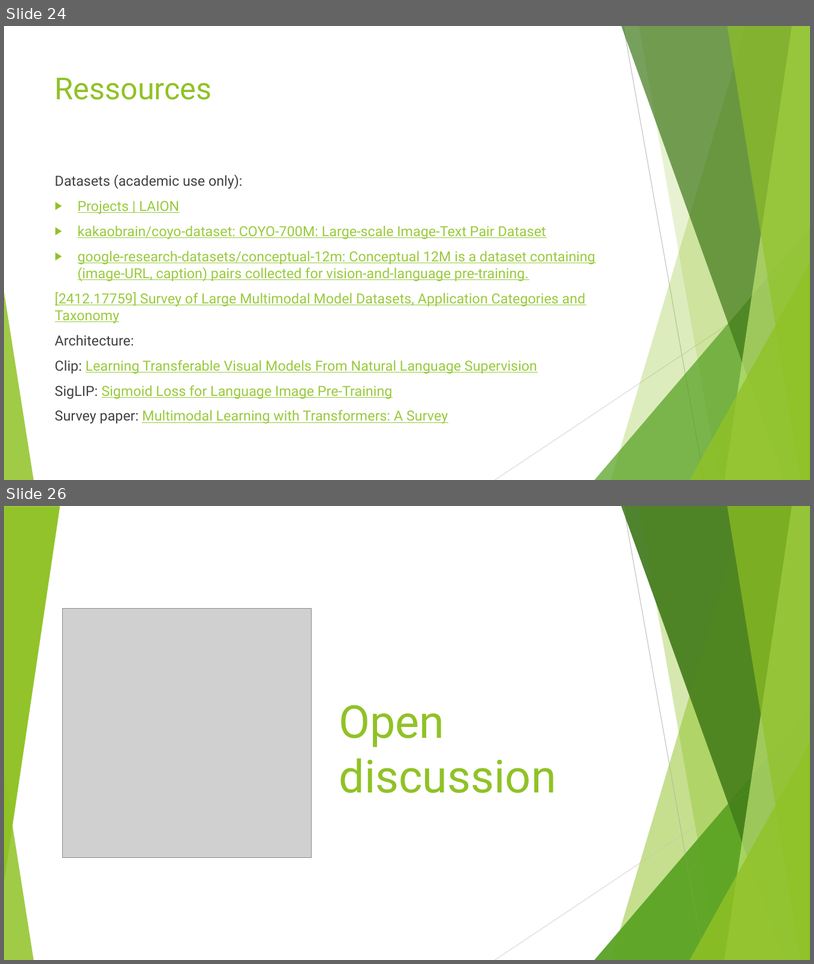
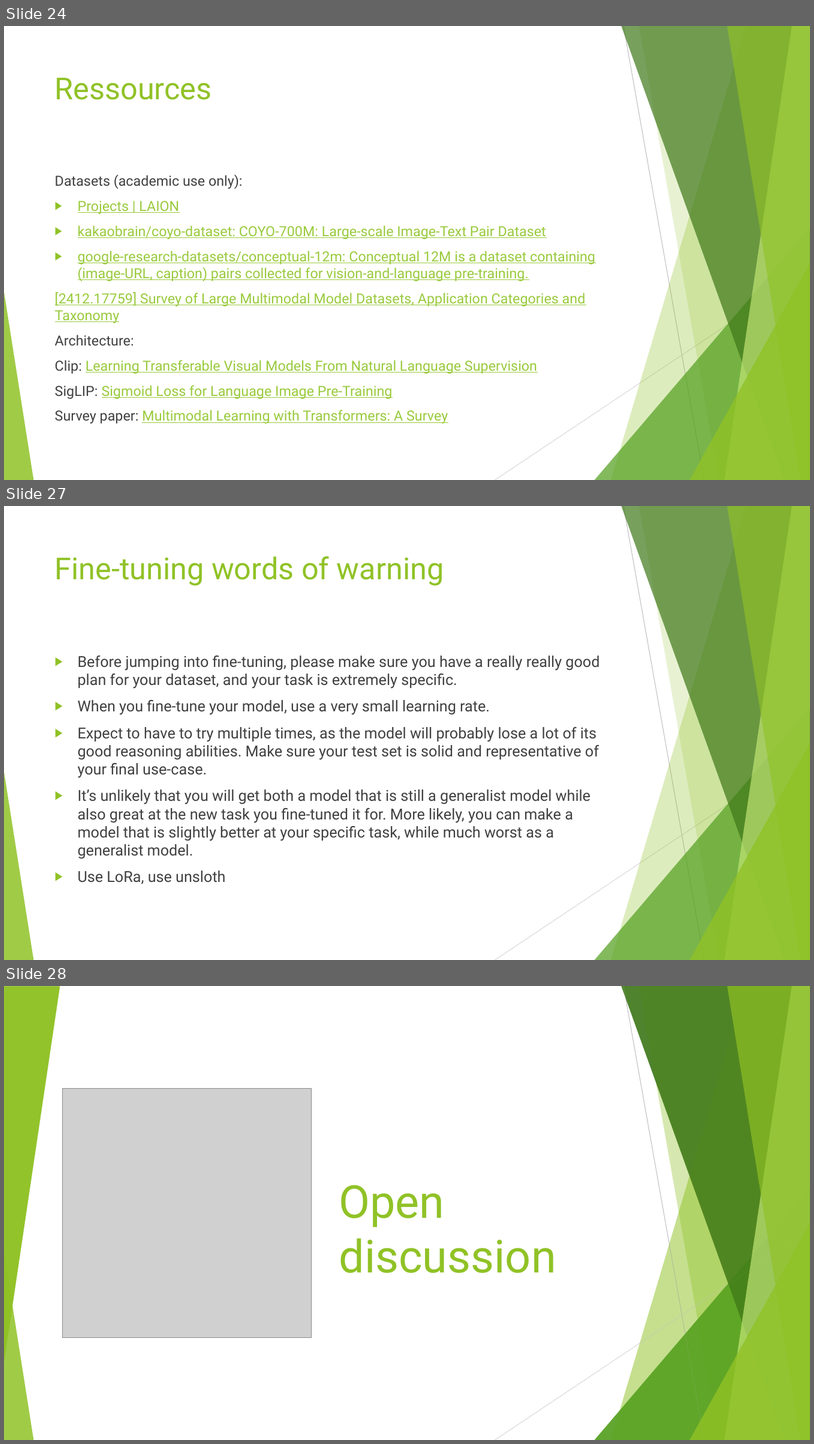
Before and after one commit to Mar-Dal/multimodal_pres, a slide deck: presentation/multimodal_presentation_2025-06-13.pptx. Shown one above the other, each under a label of ours: slides 24 and 26 before the commit, slides 24, 27 and 28 after it; the slides between them are not shown. The pictures are 814x964 and 814x1444 pixels, drawn with LibreOffice and Linux fonts; fonts in the diff are those of the drawing; grey boxes stand for pictures. Boxes give left, top, right and bottom in pixels: in the first picture for what was removed or moved away, otherwise in the second. Text is boxed around its words. In the diff, an @@ line names an element or a change of style, - is before the commit and + after.

```diff
--- a/presentation/multimodal_presentation_2025-06-13.pptx
+++ b/presentation/multimodal_presentation_2025-06-13.pptx
@@ slide 27 added at (4, 506, 810, 960), background #FFFFFF; not listed: 10 template elements that a slide beside it also shows @@
@@ title added at (55, 556, 444, 586), 36 pt, text #90C226 @@
+Fine-tuning words of warning
@@ text added at (78, 655, 600, 884), 18 pt, text #404040 @@
+▶ Before jumping into fine-tuning, please make sure you have a really really good plan for your dataset, and your task is extremely specific.
+▶ When you fine-tune your model, use a very small learning rate.
+▶ Expect to have to try multiple times, as the model will probably lose a lot of its good reasoning abilities. Make sure your test set is solid and representative of your final use-case.
+▶ It’s unlikely that you will get both a model that is still a generalist model while also great at the new task you fine-tuned it for. More likely, you can make a model that is slightly better at your specific task, while much worst as a generalist model.
+▶ Use LoRa, use unsloth
@@ what was slide 26 is now slide 28 @@
```
Also in this commit, not shown: 1 slide changed, 1 other slide added.
